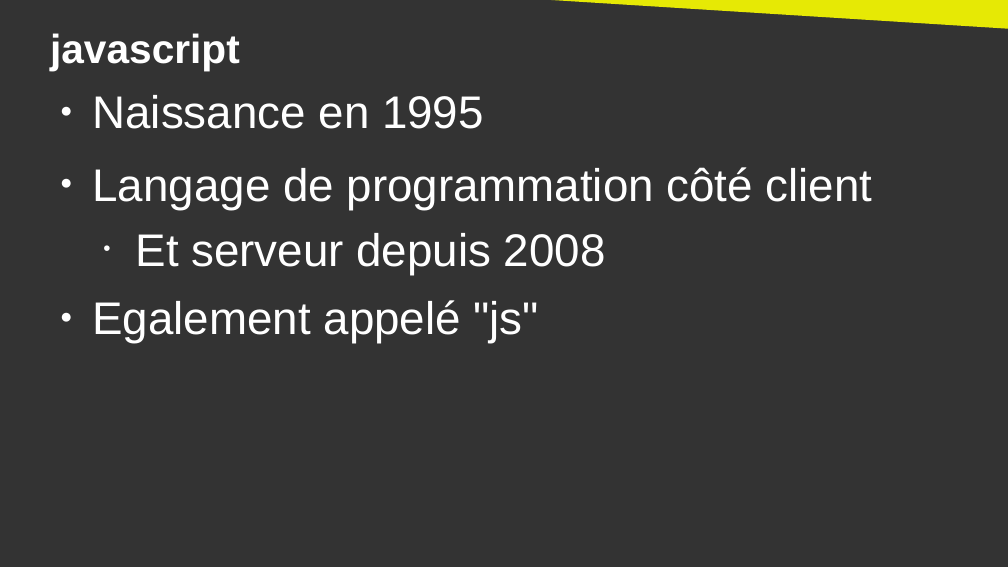
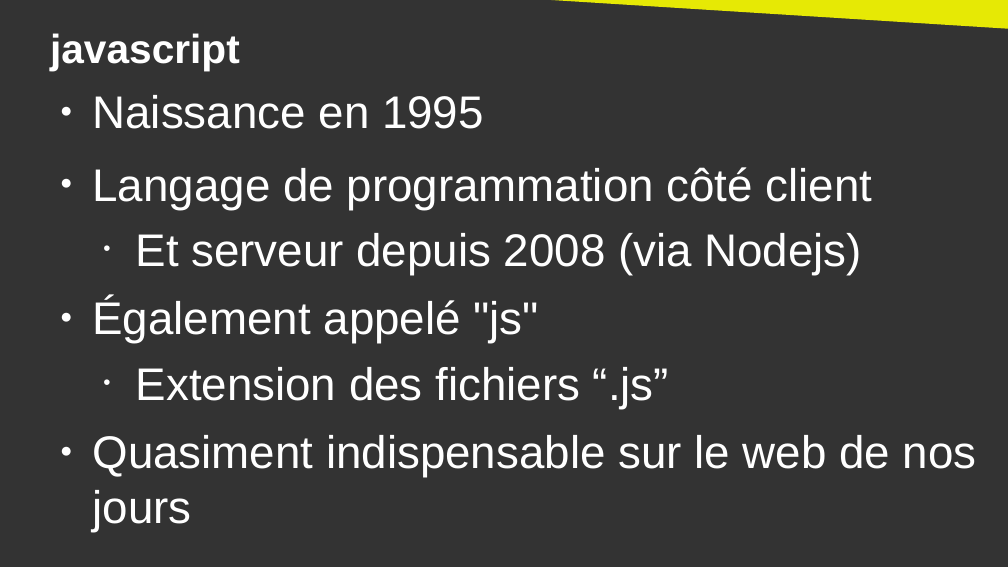
Before and after one commit to DanYellow/cours, a slide deck: slide 3 of integration-web-s2/travaux-pratiques/numero-5/presentation.odp. Drawn at 1008x567 pixels with LibreOffice and Linux fonts; fonts in the diff are those of the drawing. Boxes give left, top, right and bottom in pixels: in the first picture for what was removed or moved away, otherwise in the second. Text is boxed around its words. In the diff, an @@ line names an element or a change of style, - is before the commit and + after.

```diff
--- a/integration-web-s2/travaux-pratiques/numero-5/presentation.odp
+++ b/integration-web-s2/travaux-pratiques/numero-5/presentation.odp
@@ text at (x1=93, y1=233, x2=977, y2=477): text changed @@
-  • Et serveur depuis 2008
-● Egalement appelé "js"
+  • Et serveur depuis 2008 (via Nodejs)
+● Également appelé "js"
+  • Extension des fichiers “.js”
+● Quasiment indispensable sur le web de nos jours
```
Also in this commit, not shown: 31 other slides changed, 7 slides added, 3 slides removed, 6 other files.
